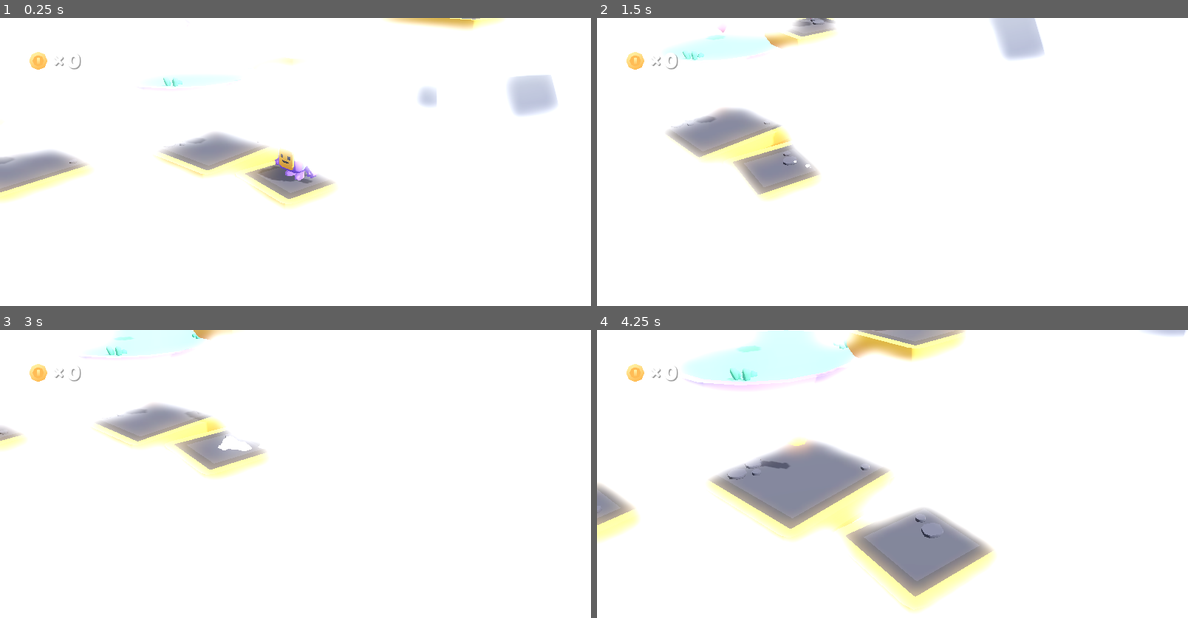
Above: before the commit, frames 1-4 (two rows, left to right).
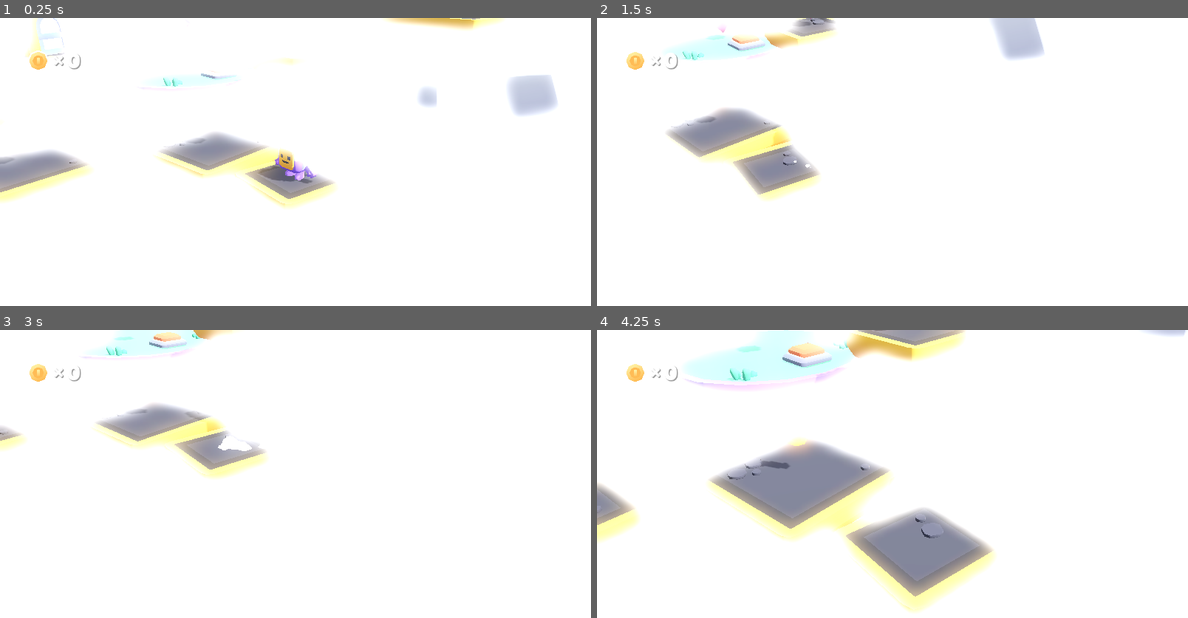
Above: after the commit, the same moments.

Repository: ziOOOtis/LevelDesignPlatformerKit
Game: Godot game, scene res://scenes/main.tscn
Two runs of this game, one before a commit and one after it. Both use one fixed random seed, a clock stepped at 60 frames per second and the inputs below.
Inputs:
- Up to frame 1 (0.25 s): no input
- Up to frame 2 (1.5 s): hold D (move_right) 0.53-1.28 s; tap Down (camera_down) at 0.6 s; tap Space (jump) at 0.77 s; hold S (move_back) from 1.28 s (still down); tap Left (camera_left) at 1.35 s
- Up to frame 3 (3 s): tap Space (jump) at 1.52 s; release S (move_back) at 2.03 s; hold D (move_right) 2.03-2.78 s; tap Right (camera_right) at 2.1 s; hold W (move_forward) from 2.78 s (still down); tap Up (camera_up) at 2.85 s
- Up to frame 4 (4.25 s): tap Space (jump) at 3.02, 3.77 s; release W (move_forward) at 3.53 s; hold A (move_left) from 3.53 s (still down); tap Down (camera_down) at 3.6 s

The runs differ from the first frame. In frame 1, 0.2% of the frame differs, in the area x 4-40%, y 0-22%; in frame 2, 0.2%; in frame 3, 0.2%; in frame 4, 0.4%, in the area x 31-40%, y 4-14%.

Commit message:
Added door and button objects

Diff:
--- /dev/null
+++ b/objects/button.tscn
@@ -0,0 +1,32 @@
+[gd_scene load_steps=5 format=3 uid="uid://g73m8k0j7lyo"]
+
+[ext_resource type="PackedScene" uid="uid://4ctk7ies0gdp" path="res://models/props/button-square.glb" id="1_dv3gj"]
+[ext_resource type="Script" path="res://scripts/button.gd" id="2_ien80"]
+
+[sub_resource type="BoxShape3D" id="BoxShape3D_a52qj"]
+size = Vector3(0.4, 0.2, 0.4)
+
+[sub_resource type="BoxShape3D" id="BoxShape3D_0fkk3"]
+size = Vector3(0.9, 0.15, 0.9)
+
+[node name="button" instance=ExtResource("1_dv3gj")]
+script = ExtResource("2_ien80")
+
+[node name="button-square" parent="." index="0"]
+transform = Transform3D(1.5, 0, 0, 0, 1.5, 0, 0, 0, 1.5, 0, 0, 0)
+
+[node name="ButtonArea3D" type="Area3D" parent="." index="2"]
+transform = Transform3D(1, 0, 0, 0, 1, 0, 0, 0, 1, 0, 0.4, 0)
+collision_mask = 4
+monitorable = false
+
+[node name="CollisionShape3D" type="CollisionShape3D" parent="ButtonArea3D" index="0"]
+shape = SubResource("BoxShape3D_a52qj")
+
+[node name="StaticBody3D" type="StaticBody3D" parent="." index="3"]
+transform = Transform3D(1, 0, 0, 0, 1, 0, 0, 0, 1, 0, 0.0751945, 0)
+
+[node name="CollisionShape3D" type="CollisionShape3D" parent="StaticBody3D" index="0"]
+shape = SubResource("BoxShape3D_0fkk3")
+
+[connection signal="area_entered" from="ButtonArea3D" to="." method="_on_button_area_3d_area_entered"]
--- /dev/null
+++ b/objects/door.tscn
@@ -0,0 +1,22 @@
+[gd_scene load_steps=4 format=3 uid="uid://0v6t454aaexr"]
+
+[ext_resource type="PackedScene" uid="uid://ctsyh8fjntx7y" path="res://models/props/door-rotate-large.glb" id="1_ue8vn"]
+[ext_resource type="Script" path="res://scripts/door.gd" id="2_lc1yq"]
+
+[sub_resource type="BoxShape3D" id="BoxShape3D_2844u"]
+size = Vector3(2, 2, 0.5)
+
+[node name="door" instance=ExtResource("1_ue8vn")]
+script = ExtResource("2_lc1yq")
+
+[node name="door-rotate-large" parent="." index="0"]
+transform = Transform3D(2, 0, 0, 0, 2, 0, 0, 0, 2, 0, 0, 0)
+
+[node name="door" parent="door-rotate-large" index="0"]
+transform = Transform3D(1, 0, -3.87541e-16, 0, 1, 0, 3.87541e-16, 0, 1, -0.3, 3.53243e-18, -2.38418e-08)
+
+[node name="StaticBody3D" type="StaticBody3D" parent="." index="2"]
+
+[node name="CollisionShape3D" type="CollisionShape3D" parent="StaticBody3D" index="0"]
+transform = Transform3D(1, 0, 0, 0, 1, 0, 0, 0, 1, 0, 1, 0)
+shape = SubResource("BoxShape3D_2844u")
--- a/objects/platform_falling.tscn
+++ b/objects/platform_falling.tscn
@@ -49,6 +49,21 @@
 blend_shape_mode = 0
 shadow_mesh = SubResource("ArrayMesh_subup")
 
+[sub_resource type="Animation" id="Animation_py1y8"]
+length = 0.001
+tracks/0/type = "value"
+tracks/0/imported = false
+tracks/0/enabled = true
+tracks/0/path = NodePath("platform-falling2:scale")
+tracks/0/interp = 1
+tracks/0/loop_wrap = true
+tracks/0/keys = {
+"times": PackedFloat32Array(0),
+"transitions": PackedFloat32Array(1),
+"update": 0,
+"values": [Vector3(1, 1, 1)]
+}
+
 [sub_resource type="Animation" id="Animation_4ywbb"]
 resource_name = "rspawn"
 length = 0.35
@@ -77,21 +92,6 @@
 "args": [],
 "method": &"restore_platform"
 }]
-}
-
-[sub_resource type="Animation" id="Animation_py1y8"]
-length = 0.001
-tracks/0/type = "value"
-tracks/0/imported = false
-tracks/0/enabled = true
-tracks/0/path = NodePath("platform-falling2:scale")
-tracks/0/interp = 1
-tracks/0/loop_wrap = true
-tracks/0/keys = {
-"times": PackedFloat32Array(0),
-"transitions": PackedFloat32Array(1),
-"update": 0,
-"values": [Vector3(1, 1, 1)]
 }
 
 [sub_resource type="AnimationLibrary" id="AnimationLibrary_mmy7m"]
--- a/objects/player.tscn
+++ b/objects/player.tscn
@@ -9,6 +9,9 @@
 [sub_resource type="CapsuleShape3D" id="CapsuleShape3D_gdq8c"]
 radius = 0.3
 height = 1.0
+
+[sub_resource type="BoxShape3D" id="BoxShape3D_wmioh"]
+size = Vector3(0.25, 0.469604, 0.25)
 
 [sub_resource type="StandardMaterial3D" id="StandardMaterial3D_q7stj"]
 diffuse_mode = 2
@@ -33,6 +36,14 @@
 shape = SubResource("CapsuleShape3D_gdq8c")
 
 [node name="Character" parent="." instance=ExtResource("2_nero3")]
+
+[node name="ButtonPresserArea3D" type="Area3D" parent="Character"]
+collision_layer = 4
+monitoring = false
+
+[node name="CollisionShape3D" type="CollisionShape3D" parent="Character/ButtonPresserArea3D"]
+transform = Transform3D(1, 0, 0, 0, 1, 0, 0, 0, 1, 0, 0.109802, 0)
+shape = SubResource("BoxShape3D_wmioh")
 
 [node name="Shadow" type="Decal" parent="."]
 transform = Transform3D(1, 0, 0, 0, 1, 0, 0, 0, 1, 0, -0.9, 0)
--- a/project.godot
+++ b/project.godot
@@ -107,6 +107,7 @@
 [layer_names]
 
 3d_physics/layer_2="Player"
+3d_physics/layer_3="ButtonPresser"
 
 [rendering]
 
--- a/scenes/main.tscn
+++ b/scenes/main.tscn
@@ -14,6 +14,8 @@
 [ext_resource type="PackedScene" uid="uid://dy017k58p20sk" path="res://objects/cloud.tscn" id="13_drtpy"]
 [ext_resource type="Texture2D" uid="uid://cd7oyc56ehkx1" path="res://sprites/coin.png" id="13_jfda3"]
 [ext_resource type="PackedScene" uid="uid://cyvet7kb6y80r" path="res://objects/checkpoint.tscn" id="14_iy7eg"]
+[ext_resource type="PackedScene" uid="uid://0v6t454aaexr" path="res://objects/door.tscn" id="16_0pfo5"]
+[ext_resource type="PackedScene" uid="uid://g73m8k0j7lyo" path="res://objects/button.tscn" id="17_kptnv"]
 [ext_resource type="FontFile" uid="uid://d0cxd77jybrcn" path="res://fonts/lilita_one_regular.ttf" id="17_tk810"]
 
 [sub_resource type="LabelSettings" id="LabelSettings_38ys3"]
@@ -36,7 +38,7 @@
 [node name="Player" parent="." node_paths=PackedStringArray("view") instance=ExtResource("2_onms2")]
 view = NodePath("../View")
 
-[node name="View" type="Node3D" parent="." node_paths=PackedStringArray("target")]
+[node name="View" type="Node3D" parent="." node_paths=PackedStringArray("target") groups=["View"]]
 transform = Transform3D(0.707107, -0.298836, 0.640856, 0, 0.906308, 0.422618, -0.707107, -0.298836, 0.640856, 0, 0, 0)
 script = ExtResource("5_bg0fr")
 target = NodePath("../Player")
@@ -47,6 +49,14 @@
 fov = 40.0
 
 [node name="World" type="Node3D" parent="."]
+
+[node name="button" parent="World" node_paths=PackedStringArray("target") instance=ExtResource("17_kptnv")]
+transform = Transform3D(1, 0, 0, 0, 1, 0, 0, 0, 1, -5.67271, 1.5366, -2.23752)
+target = NodePath("../door")
+
+[node name="door" parent="World" instance=ExtResource("16_0pfo5")]
+transform = Transform3D(-0.191803, 0, 0.981434, 0, 1, 0, -0.981434, 0, -0.191803, -13.7291, 1.54514, -0.00708771)
+look_at_door_when_opens = true
 
 [node name="player_kill_volume" parent="World" instance=ExtResource("4_mddkv")]
 transform = Transform3D(1, 0, 0, 0, 1, 0, 0, 0, 1, 0, -10, 0)
--- /dev/null
+++ b/scripts/button.gd
@@ -0,0 +1,26 @@
+extends Node3D
+@export var target : Node3D
+@onready var animation_player: AnimationPlayer = $AnimationPlayer
+var button_state : bool = false
+
+# Called when the node enters the scene tree for the first time.
+func _ready() -> void:
+	pass # Replace with function body.
+
+
+# Called every frame. 'delta' is the elapsed time since the previous frame.
+func _process(delta: float) -> void:
+	pass
+
+
+func _on_button_area_3d_area_entered(area: Area3D) -> void:
+	if not animation_player.is_playing():
+		if button_state:
+			button_state = false
+			animation_player.play("toggle-off")
+		else:
+			button_state = true
+			animation_player.play("toggle-on")
+
+		if target and target.has_method("receive_input"):
+			target.receive_input(button_state)
--- /dev/null
+++ b/scripts/door.gd
@@ -0,0 +1,25 @@
+extends Node3D
+@export var look_at_door_when_opens : bool
+@onready var animation_player: AnimationPlayer = $AnimationPlayer
+@onready var collision_shape_3d: CollisionShape3D = $StaticBody3D/CollisionShape3D
+var is_open : bool
+
+# Called when the node enters the scene tree for the first time.
+func _ready() -> void:
+	pass # Replace with function body.
+
+func open_close_door(open : bool) -> void:
+	is_open = open
+	if open:
+		animation_player.play("open")
+		collision_shape_3d.set_deferred("disabled", true)
+	else:
+		animation_player.play("close")
+		collision_shape_3d.set_deferred("disabled", false)
+
+	if look_at_door_when_opens:
+		get_tree().call_group("View", "look_at_target",self)
+
+
+func receive_input(on : bool) -> void:
+	open_close_door(on)
--- a/scripts/view.gd
+++ b/scripts/view.gd
@@ -14,6 +14,8 @@
 
 var camera_rotation:Vector3
 var zoom : float = 10.0
+var look_at_player : bool = true
+var secondary_target : Node
 
 @onready var camera = $Camera
 
@@ -23,17 +25,29 @@
 	pass
 
 func _physics_process(delta):
+	if look_at_player:
+		# Set position and rotation to targets
 
-	# Set position and rotation to targets
+		self.position = self.position.lerp(target.position, delta * 4)
+		rotation_degrees = rotation_degrees.lerp(camera_rotation, delta * 6)
 
-	self.position = self.position.lerp(target.position, delta * 4)
-	rotation_degrees = rotation_degrees.lerp(camera_rotation, delta * 6)
+		camera.position = camera.position.lerp(Vector3(0, 0, zoom), 8 * delta)
 
-	camera.position = camera.position.lerp(Vector3(0, 0, zoom), 8 * delta)
-
-	handle_input(delta)
+		handle_input(delta)
+	else:
+		if secondary_target:
+			self.position = self.position.lerp(secondary_target.position, delta * 4)
+			camera.look_at(secondary_target.position,Vector3.UP)
+			camera.position = camera.position.lerp(Vector3(0, 0, zoom), 8 * delta)
 
 # Handle input
+
+func look_at_target(_target):
+	print("look")
+	secondary_target = _target
+	look_at_player = false
+	await get_tree().create_timer(2).timeout
+	look_at_player = true
 
 func handle_input(delta):
 
Not shown: 1 places in objects/player.tscn that only renumber resources
Not shown: 1 places in scenes/main.tscn that only renumber resources
